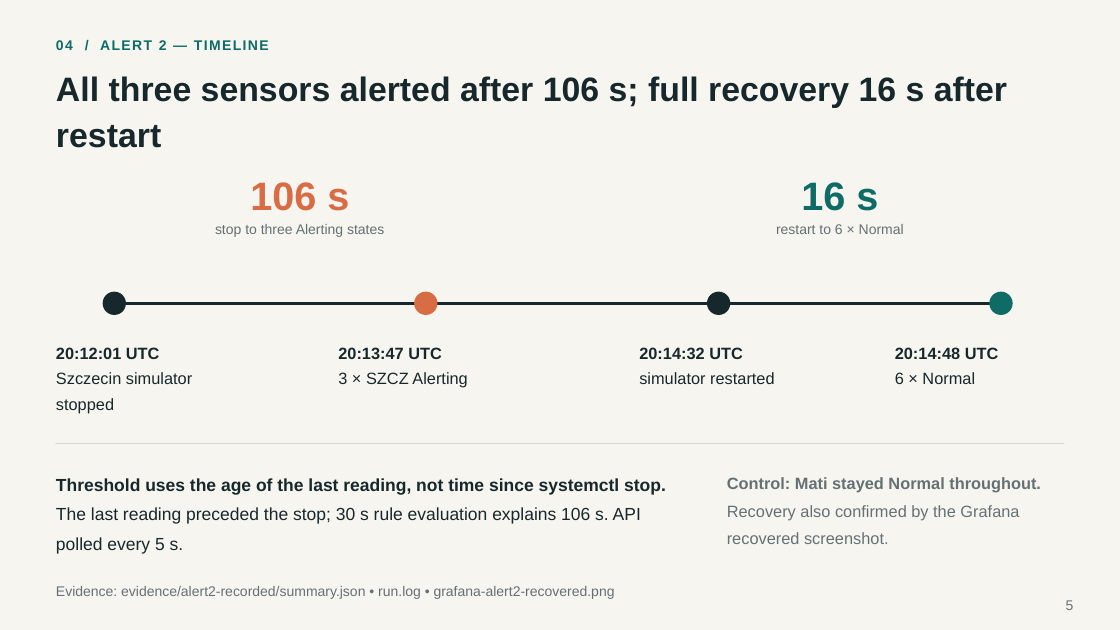
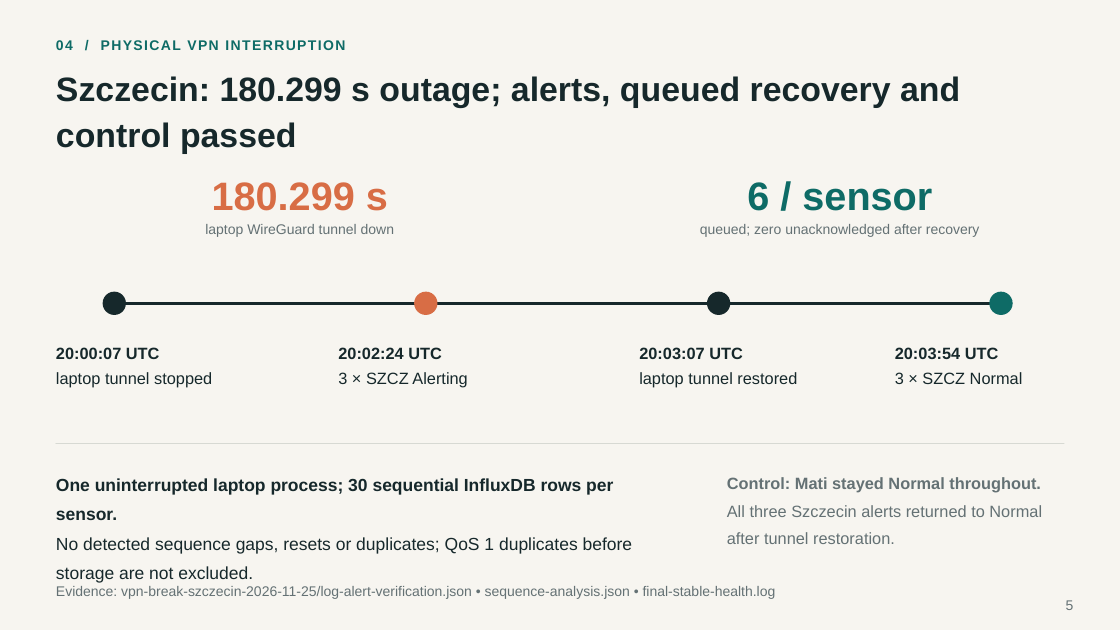
Before and after one commit to dtsulikowski-glitch/coil-projectD, a slide deck: slide 5 of evidence/checkin5/Project-D-standalone-testing-EN.pptx. Drawn at 1120x630 pixels with LibreOffice and Linux fonts; fonts in the diff are those of the drawing. Boxes give left, top, right and bottom in pixels: in the first picture for what was removed or moved away, otherwise in the second. Text is boxed around its words. In the diff, an @@ line names an element or a change of style, - is before the commit and + after.

```diff
--- a/evidence/checkin5/Project-D-standalone-testing-EN.pptx
+++ b/evidence/checkin5/Project-D-standalone-testing-EN.pptx
@@ text at [56, 40, 73, 50]: text changed @@
-04 / ALERT 2 — TIMELINE
+04 / PHYSICAL VPN INTERRUPTION
@@ text at [56, 76, 960, 154]: text changed @@
-All three sensors alerted after 106 s; full recovery 16 s after restart
+Szczecin: 180.299 s outage; alerts, queued recovery and control passed
@@ text at [212, 182, 388, 211]: text changed @@
-106 s
+180.299 s
@@ text at [747, 182, 932, 211]: text changed @@
-16 s
+6 / sensor
@@ text at [205, 224, 394, 237]: text changed @@
-stop to three Alerting states
+laptop WireGuard tunnel down
@@ text at [700, 224, 980, 237]: text changed @@
-restart to 6 × Normal
+queued; zero unacknowledged after recovery
@@ text at [56, 347, 212, 388]: text changed @@
-20:12:01 UTC
-Szczecin simulator stopped
+20:00:07 UTC
+laptop tunnel stopped
@@ text at [338, 347, 442, 359]: text changed @@
-20:13:47 UTC
+20:02:24 UTC
@@ text at [639, 347, 797, 388]: text changed @@
-20:14:32 UTC
-simulator restarted
+20:03:07 UTC
+laptop tunnel restored
@@ text at [895, 347, 1023, 384]: text changed; bold off @@
-20:14:48 UTC
-6 × Normal
+20:03:54 UTC
+3 × SZCZ Normal
@@ text at [56, 478, 633, 583]: text changed @@
-Threshold uses the age of the last reading, not time since systemctl stop.
-The last reading preceded the stop; 30 s rule evaluation explains 106 s. API polled every 5 s.
+One uninterrupted laptop process; 30 sequential InfluxDB rows per sensor.
+No detected sequence gaps, resets or duplicates; QoS 1 duplicates before storage are not excluded.
@@ text at [727, 505, 1042, 544]: text changed @@
-Recovery also confirmed by the Grafana recovered screenshot.
+All three Szczecin alerts returned to Normal after tunnel restoration.
@@ text at [56, 586, 776, 599]: text changed @@
-Evidence: evidence/alert2-recorded/summary.json • run.log • grafana-alert2-recovered.png
+Evidence: vpn-break-szczecin-2026-11-25/log-alert-verification.json • sequence-analysis.json • final-stable-health.log
```
Also in this commit, not shown: 7 other slides changed, 2 other files.
